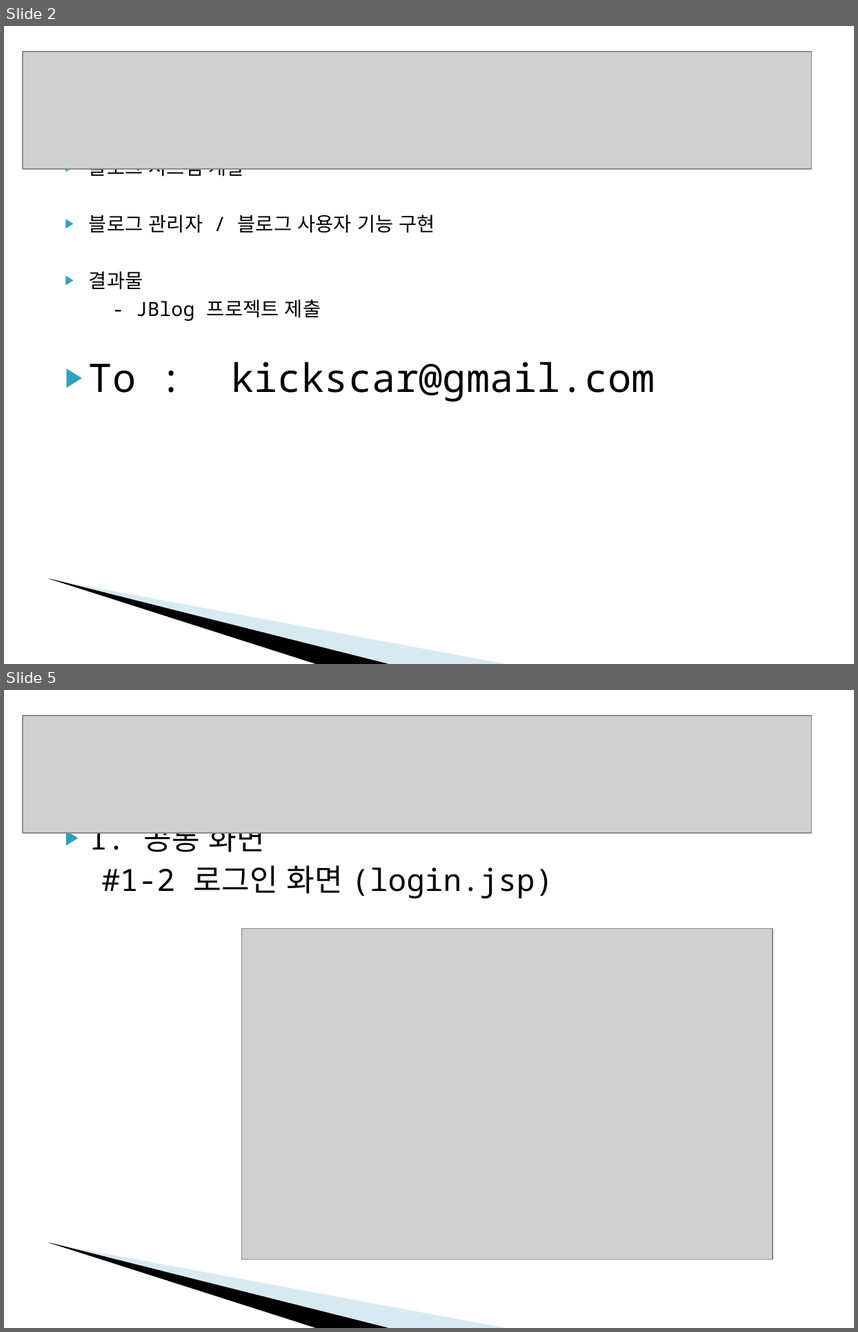
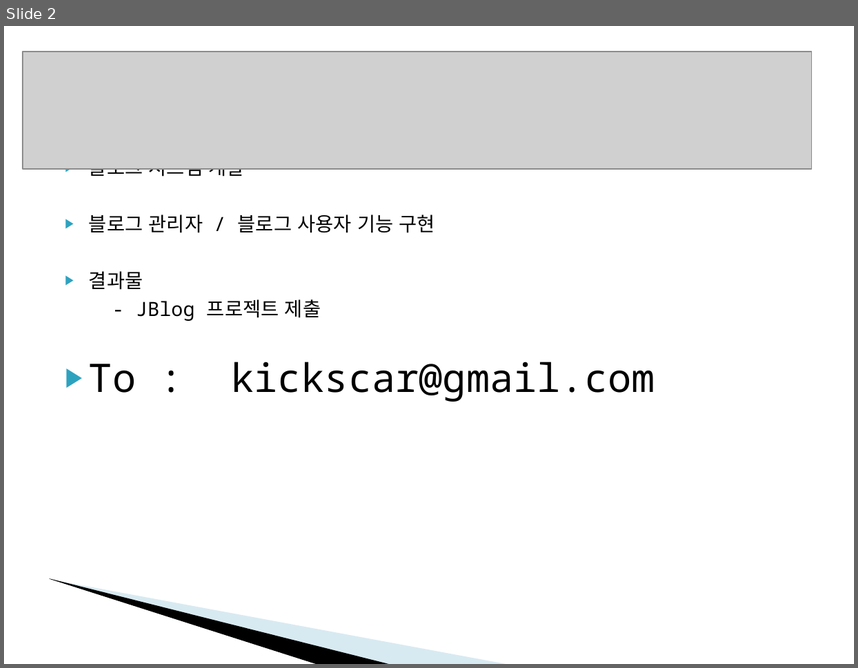
Before and after one commit to babamba/jblog-1, a slide deck: docs/SpringMVC-평가과제.ppt. Shown one above the other, each under a label of ours: slides 2 and 5 before the commit, slide 2 after it; the slides between them are not shown. The pictures are 858x1332 and 858x668 pixels, drawn with LibreOffice and Linux fonts; fonts in the diff are those of the drawing; grey boxes stand for pictures; background and template pictures are left out. Boxes give left, top, right and bottom in pixels: in the first picture for what was removed or moved away, otherwise in the second. Text is boxed around its words. In the diff, an @@ line names an element or a change of style, - is before the commit and + after.

```diff
--- a/docs/SpringMVC-평가과제.ppt
+++ b/docs/SpringMVC-평가과제.ppt
@@ slide 5 removed at (4, 690, 854, 1328), background #FFFFFF; not listed: 2 template elements that a slide beside it also shows @@
@@ picture removed at (23, 716, 811, 833) @@
@@ text removed at (102, 832, 554, 898) @@
-▶ 1. 공통 화면
-#1-2 로그인 화면 (login.jsp)
@@ picture removed at (242, 929, 773, 1259) @@
```
Also in this commit, not shown: 4 slides changed, 6 slides added, 7 other slides removed.
